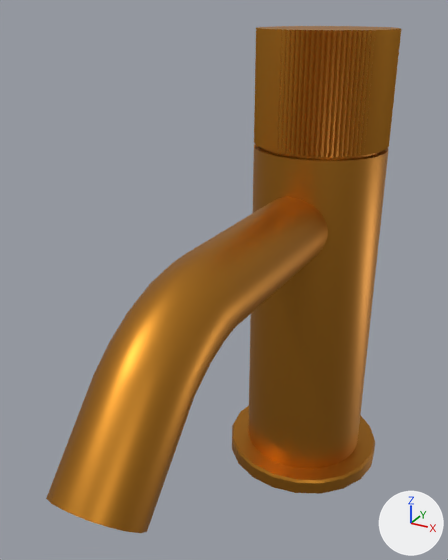
The glTF model models/17-500-660-39.glb: old version first, new version second.
The view is the same before and after, from a camera (50 mm lens) standing at (0.0619, -0.1261, 0.1413) and looking at (-0.0078, 0.0006, 0.078). Arrows for +X, +Y and +Z are at lower right; the lights stay in place. The older version comes first. Where no turn or scale is listed for an object, it has been applied to the vertices.

Objects in the first picture: 'L_0c2db8b3_06c6_403c_aa1b_3e8709aa6da6_I1', 'L_3673b8ed_117f_4dc9_9826_5c675f266b63_I2', 'L_dfb2013d_d5d6_4687_b614_226a3db0d7fa_I3', 'L_eba97abb_d69d_467f_9fb6_ce883ce695e5_I4', 'L_ec6aa41f_f8b3_4a04_9dba_4c1155026183_I5'.
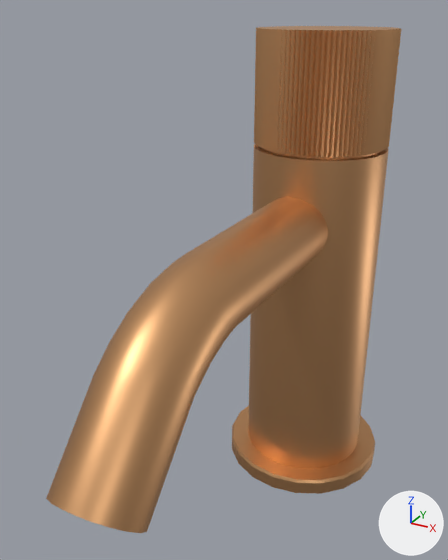
The change in detail:
Material 'D_39' (mat_d_39) changes colour from orange #c3842f to beige #d9a675; in linear values from (0.546, 0.23, 0.0285) to (0.696, 0.38, 0.179).

Boxes (x1, y1, x2, y2) around the edits, measured in the pictures (448 x 560 px):
'L_eba97abb_d69d_467f_9fb6_ce883ce695e5_I4', recoloured (lighter)
    both: (46, 197, 328, 533)
'L_0c2db8b3_06c6_403c_aa1b_3e8709aa6da6_I1', recoloured (orange to beige)
    both: (248, 144, 389, 469)
'L_ec6aa41f_f8b3_4a04_9dba_4c1155026183_I5', recoloured (orange to beige)
    both: (254, 26, 401, 157)
'L_3673b8ed_117f_4dc9_9826_5c675f266b63_I2', recoloured (orange to beige)
    both: (232, 406, 375, 494)
'L_dfb2013d_d5d6_4687_b614_226a3db0d7fa_I3', recoloured (orange to beige)
    both: (264, 149, 379, 159)
